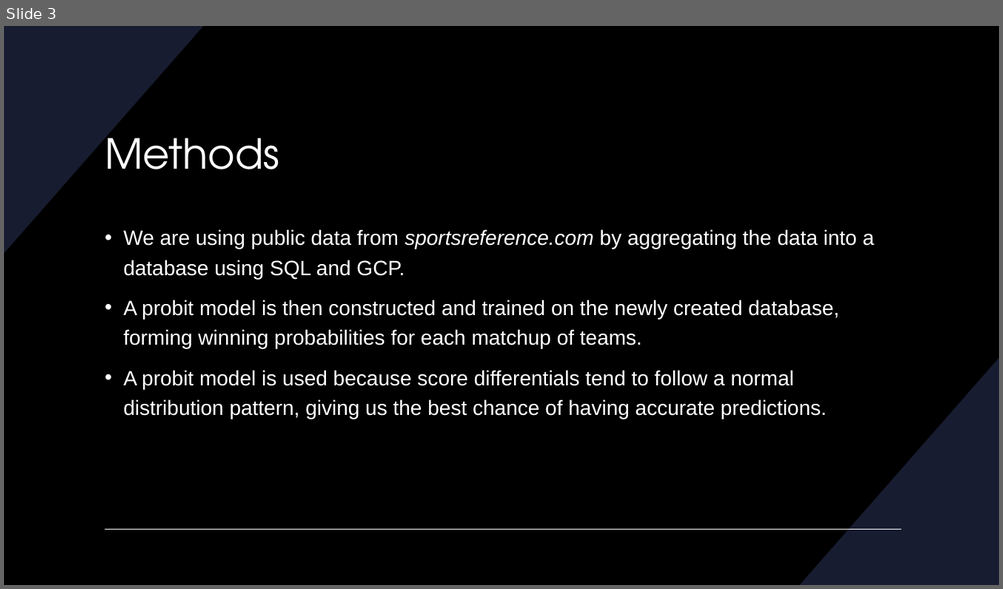
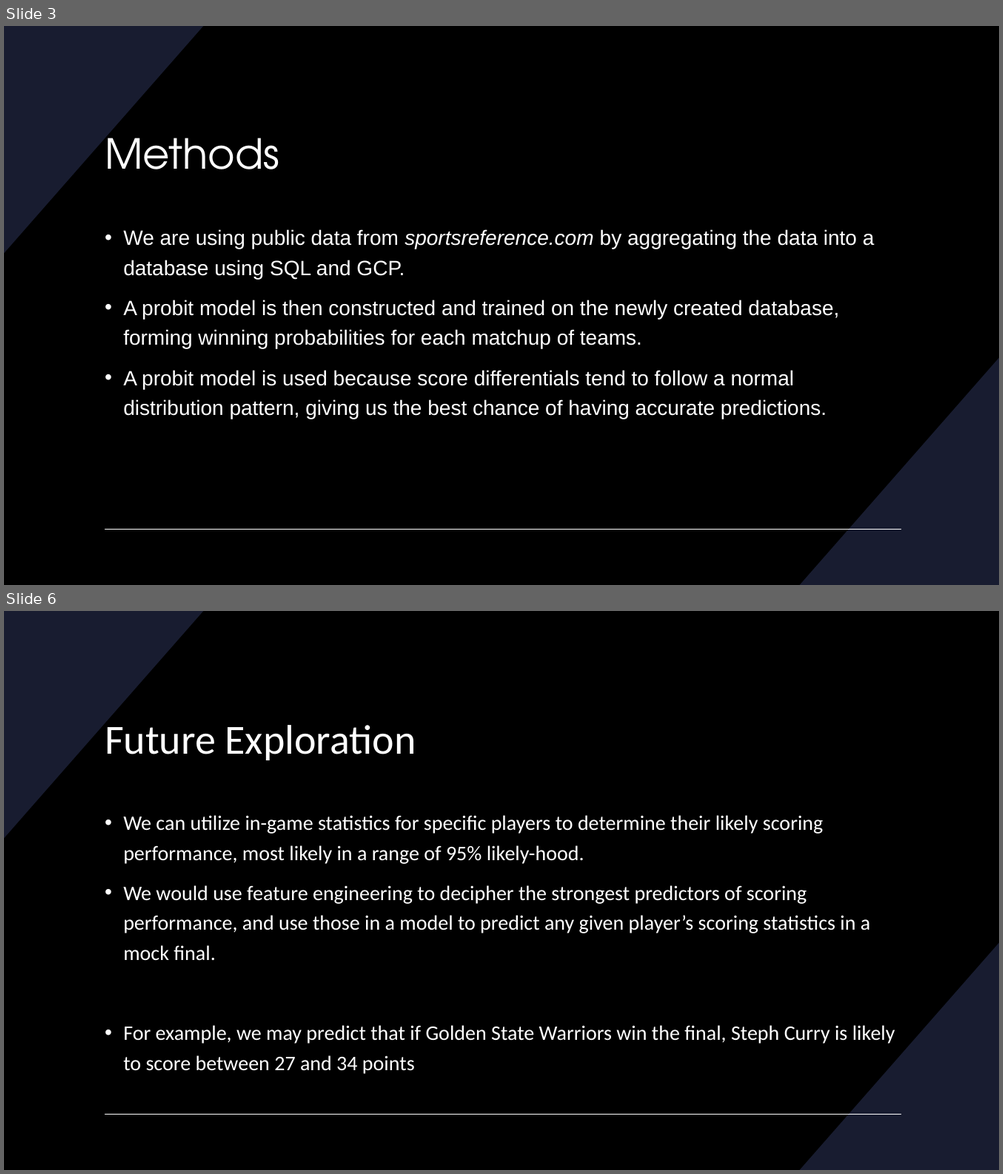
Before and after one commit to crawleyliam/NBA_playoff_bracket, a slide deck: NBA Playoff Powerpoint.pptx. Shown one above the other, each under a label of ours: slide 3 before the commit, slides 3 and 6 after it; the slides between them are not shown. The pictures are 1003x589 and 1003x1174 pixels, drawn with LibreOffice and Linux fonts; fonts in the diff are those of the drawing. Boxes give left, top, right and bottom in pixels: in the first picture for what was removed or moved away, otherwise in the second. Text is boxed around its words. In the diff, an @@ line names an element or a change of style, - is before the commit and + after.

```diff
--- a/NBA Playoff Powerpoint.pptx
+++ b/NBA Playoff Powerpoint.pptx
@@ slide 6 added at [4,611,999,1170], background #000000; not listed: 3 template elements that a slide beside it also shows @@
@@ title added at [105,719,416,760], 40 pt, text #FFFFFF @@
+Future Exploration
@@ text added at [123,815,895,1074], 20 pt, text #FFFFFF @@
+• We can utilize in-game statistics for specific players to determine their likely scoring performance, most likely in a range of 95% likely-hood.
+• We would use feature engineering to decipher the strongest predictors of scoring performance, and use those in a model to predict any given player’s scoring statistics in a mock final.
+• For example, we may predict that if Golden State Warriors win the final, Steph Curry is likely to score between 27 and 34 points
```
Also in this commit, not shown: 2 other slides added, 1 slide removed.
